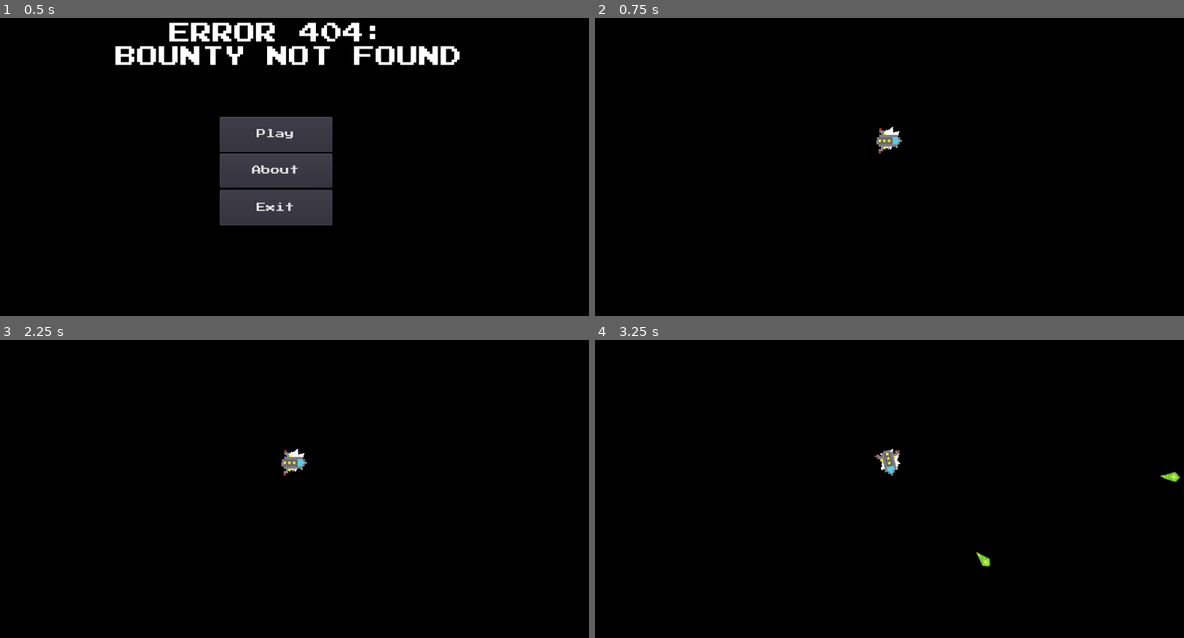
Above: before the commit, frames 1-4 (two rows, left to right).
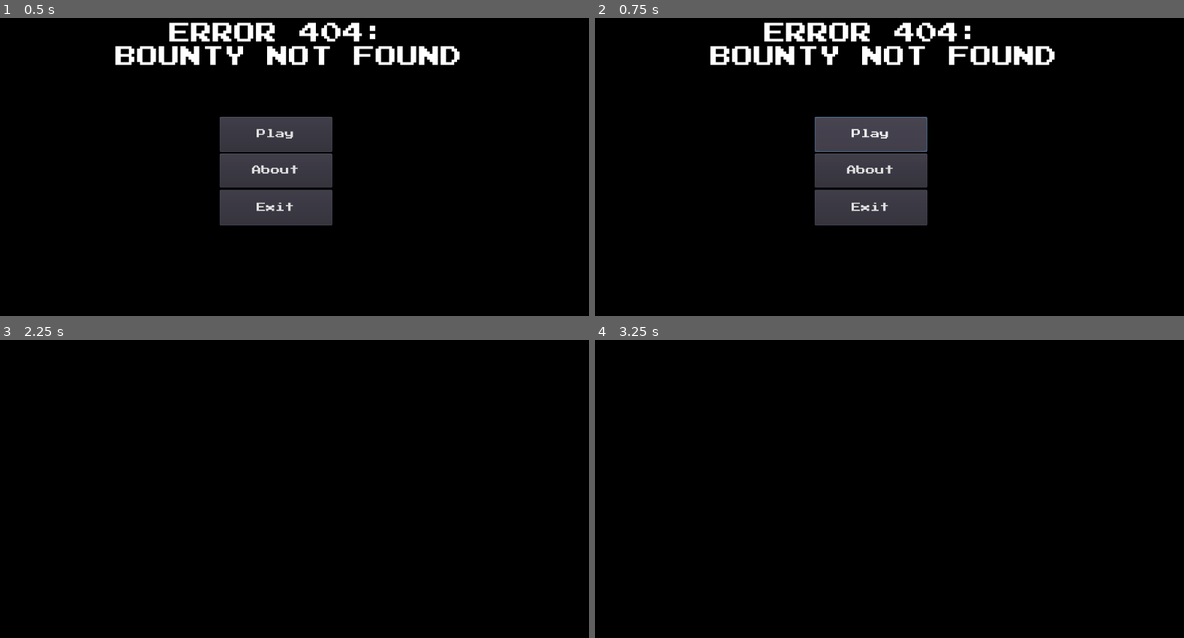
Above: after the commit, the same moments.

Repository: TechRunner2/404-Bounty-Not-Found
Game: Godot game, scene res://Scenes/Main Menu.tscn
The game is run twice, just before and just after one commit, with the same random seed, the same clock (stepped at 60 frames per second) and the same inputs.
Inputs (mouse positions are in pixels of both pictures, inside the frame that each line leads up to):
- Up to frame 1 (0.5 s): no input
- Up to frame 2 (0.75 s): click "Play" at 0.5 s
- Up to frame 3 (2.25 s): click (276, 456) at 1.25 s, where only the run after the commit has a clickable "Play"; click (276, 491) at 2 s, where only the run after the commit has a clickable "About"
- Up to frame 4 (3.25 s): tap Enter at 2.75 s; hold D (player_right) from 2.78 s (still down); hold Space (primary_fire) from 2.78 s (still down)

Frame 1 is identical in both runs. In frame 2, 10% of the frame differs, in the area x 19-79%, y 1-70%; in frame 3, 0.2%; in frame 4, 0.4%.
Error before the commit: Invalid call. Nonexistent function 'instance' in base 'Nil'. (res://Assets/Scripts/GenerateAsteroids.gd:14)

Commit message:
Added GameUI as child to camera

Diff:
--- a/Scenes/Game.tscn
+++ b/Scenes/Game.tscn
@@ -40,7 +40,16 @@
 current = true
 script = ExtResource( 8 )
 
+[node name="GameUI" parent="Camera" instance=ExtResource( 14 )]
+anchor_right = 0.0
+anchor_bottom = 0.0
+margin_left = -512.0
+margin_top = -300.0
+margin_right = 512.0
+margin_bottom = 300.0
+
 [node name="LoadingScreen" parent="." instance=ExtResource( 12 )]
+visible = false
 [connection signal="tree_entered" from="." to="." method="_on_Game_tree_entered"]
 [connection signal="visibility_changed" from="." to="." method="_on_Game_visibility_changed"]
 [connection signal="death" from="Player" to="." method="_on_Player_death"]
